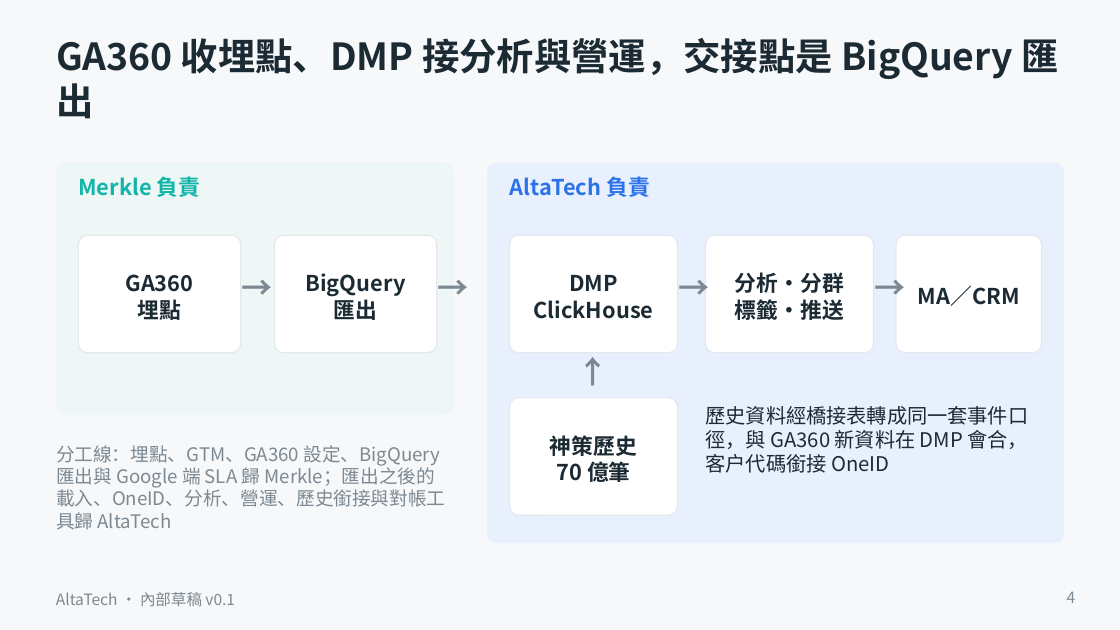
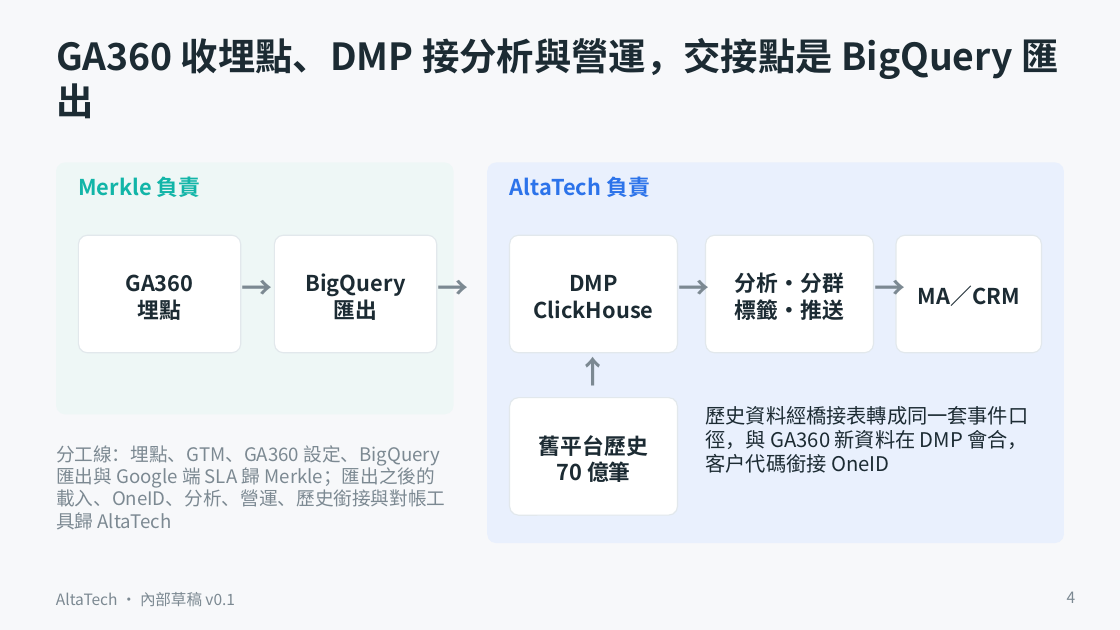
Before and after one commit to ALTA-TECH2025/altatech-dmp, a slide deck: slide 4 of docs/decks/sinopac-dmp-proposal-v0.1.pptx. Drawn at 1120x630 pixels with LibreOffice and Linux fonts; fonts in the diff are those of the drawing. Boxes give left, top, right and bottom in pixels: in the first picture for what was removed or moved away, otherwise in the second. Text is boxed around its words. In the diff, an @@ line names an element or a change of style, - is before the commit and + after.

Commit message:
文件：全部文件改用中性用語（舊平台、V 平台），六份文件改名
docs/01、05、22、28、29、37 檔名與內文、其餘文件、README／AGENTS／CLAUDE、架構圖 SVG 與提案簡報建置腳本：
客戶既有行為分析平台一律稱「舊平台」，比較對象稱「V 平台」（V-CDP／V-埋點分析／V-AB 測試），原廠文件連結改為「舊平台原廠文件」；
提案簡報 pptx 重新建置。

```diff
--- a/docs/decks/sinopac-dmp-proposal-v0.1.pptx
+++ b/docs/decks/sinopac-dmp-proposal-v0.1.pptx
@@ text at (539,435,648,456): text changed @@
-神策歷史
+舊平台歷史
```
Also in this commit, not shown: 11 other slides changed, 40 other files.
